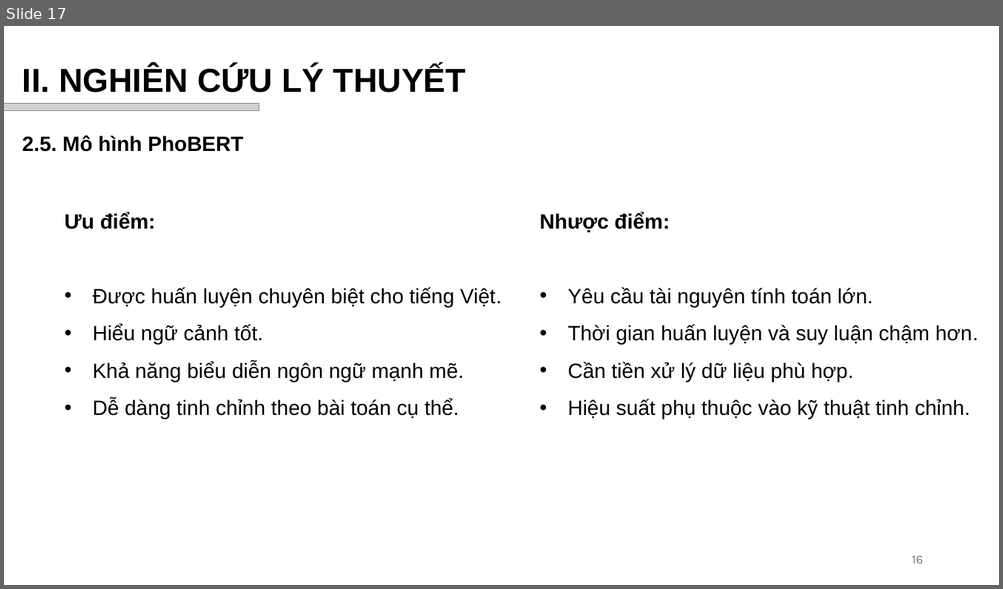
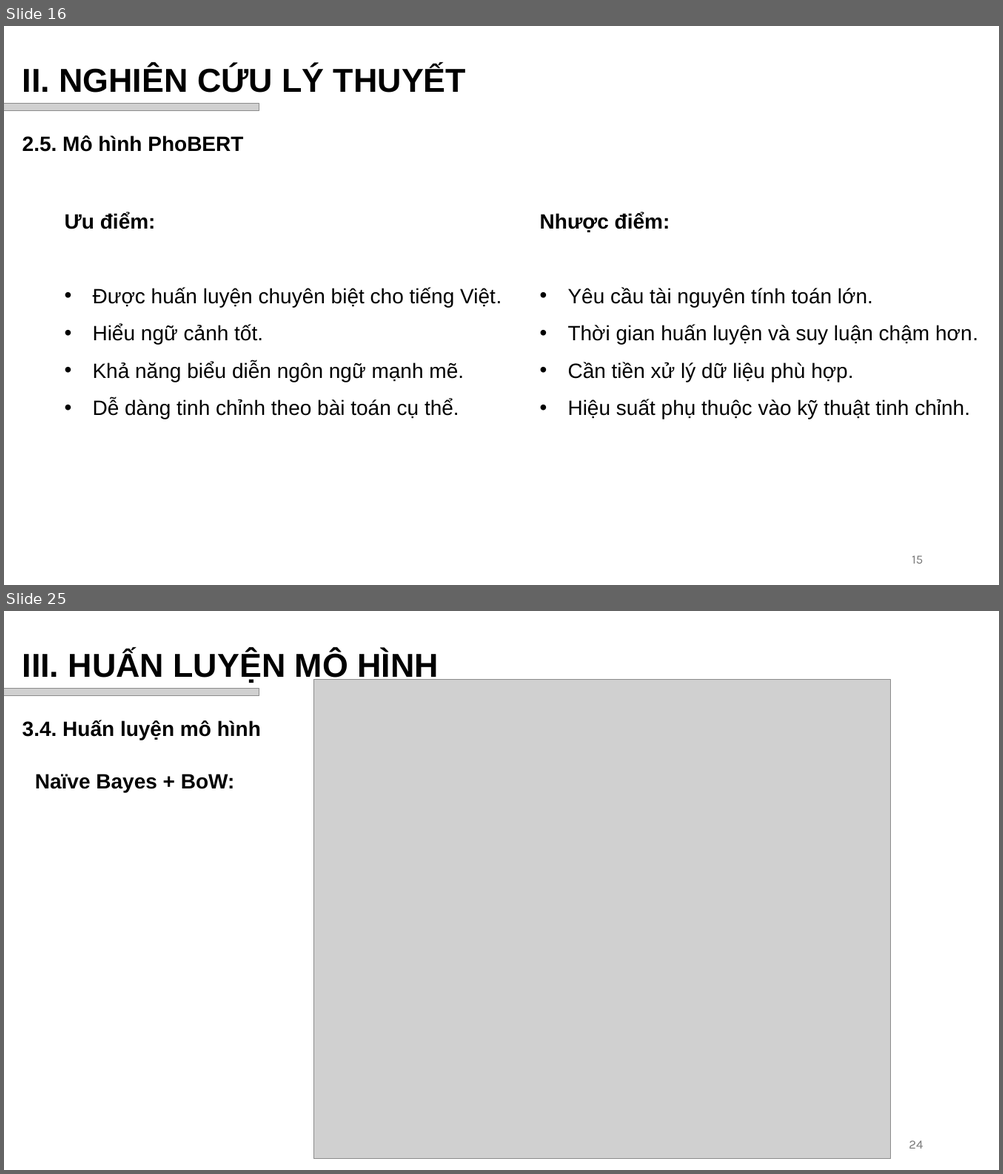
Before and after one commit to vhiepp/tn-da21ttb-110121209-duongvanhiep-sentiment-analysis, a slide deck: docs/pptx/Dương Văn Hiệp_110121209_DA21TTB.pptx. Shown one above the other, each under a label of ours: slide 17 before the commit, slides 16 and 25 after it; the slides between them are not shown. The pictures are 1003x589 and 1003x1174 pixels, drawn with LibreOffice and Linux fonts; fonts in the diff are those of the drawing; grey boxes stand for pictures; background and template pictures are left out. Boxes give left, top, right and bottom in pixels: in the first picture for what was removed or moved away, otherwise in the second. Text is boxed around its words. In the diff, an @@ line names an element or a change of style, - is before the commit and + after.

```diff
--- a/docs/pptx/Dương Văn Hiệp_110121209_DA21TTB.pptx
+++ b/docs/pptx/Dương Văn Hiệp_110121209_DA21TTB.pptx
@@ slide 25 added at (x1=4, y1=611, x2=999, y2=1170), background #FFFFFF @@
@@ text added at (x1=22, y1=651, x2=439, y2=684), 32 pt, text #000000, bold @@
+III. HUẤN LUYỆN MÔ HÌNH
@@ picture added at (x1=4, y1=689, x2=259, y2=696) @@
@@ picture added at (x1=313, y1=680, x2=891, y2=1159) @@
@@ text added at (x1=22, y1=720, x2=261, y2=740), 20 pt, text #000000, bold @@
+3.4. Huấn luyện mô hình
@@ text added at (x1=35, y1=774, x2=235, y2=792), 20 pt, text #000000, bold @@
+Naïve Bayes + BoW:
@@ page number added at (x1=908, y1=1141, x2=922, y2=1149), 12 pt, text #797979 @@
+24
@@ what was slide 17 is now slide 16 @@
@@ page number at (x1=911, y1=556, x2=922, y2=564): text changed @@
-16
+15
```
Also in this commit, not shown: 2 slides changed, 17 other slides added, 1 slide removed, 1 other file.
